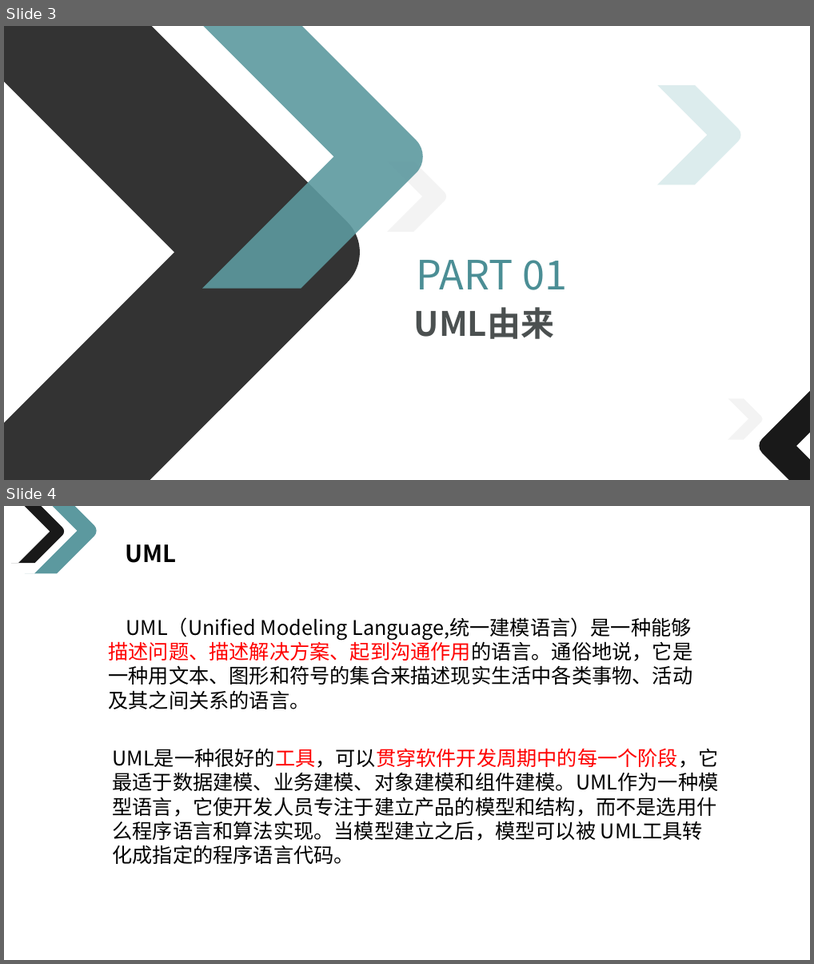
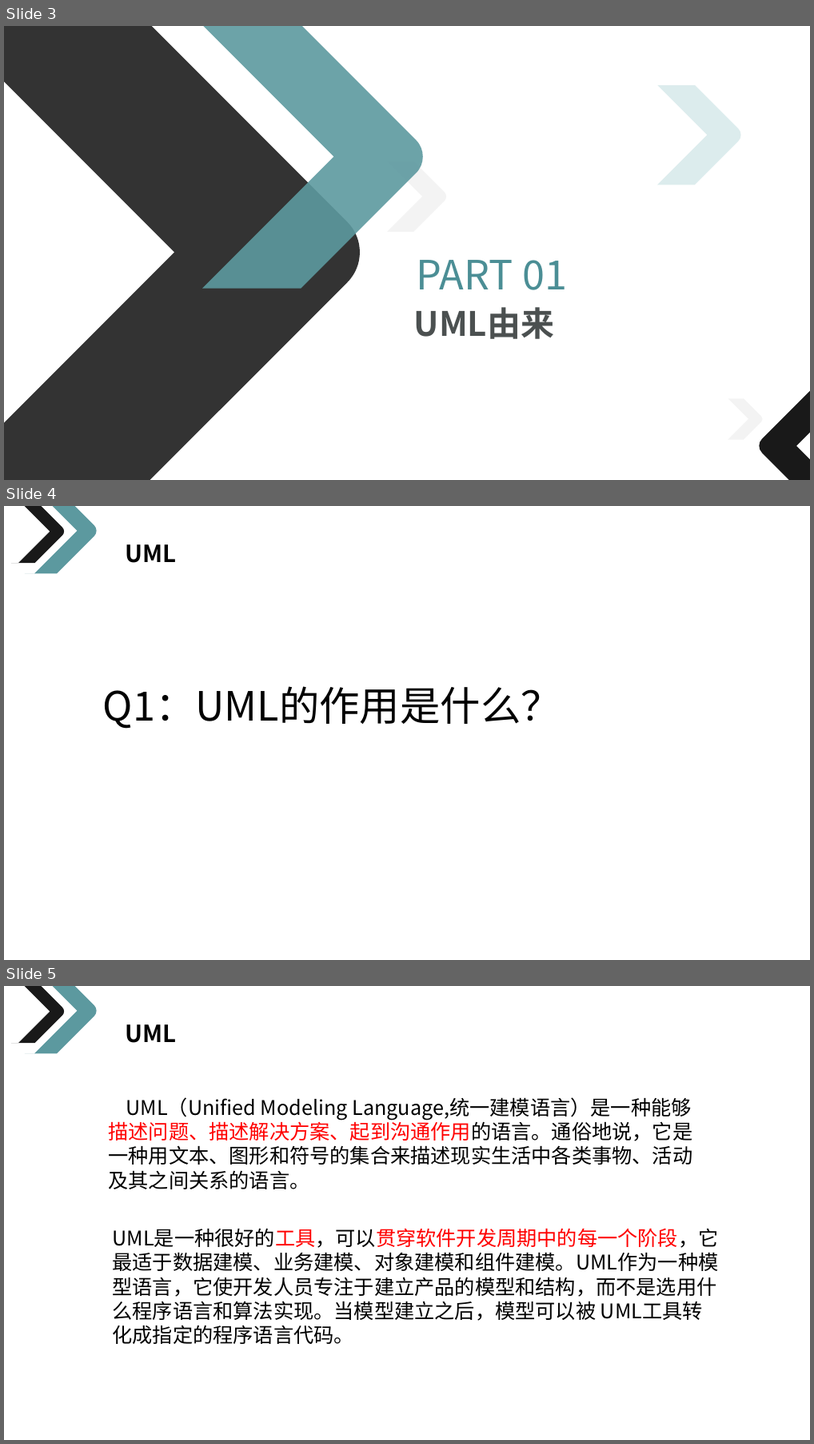
Before and after one commit to on6nx/requirement, a slide deck: uml1/G07翻转课堂1.pptx. Shown one above the other, each under a label of ours: slides 3 and 4 before the commit, slides 3, 4 and 5 after it. The pictures are 814x964 and 814x1444 pixels, drawn with LibreOffice and Linux fonts; fonts in the diff are those of the drawing. Boxes give left, top, right and bottom in pixels: in the first picture for what was removed or moved away, otherwise in the second. Text is boxed around its words. In the diff, an @@ line names an element or a change of style, - is before the commit and + after.

```diff
--- a/uml1/G07翻转课堂1.pptx
+++ b/uml1/G07翻转课堂1.pptx
@@ slide 4 added at bbox=[4, 506, 810, 960], background #FFFFFF @@
@@ freeform shape added at bbox=[4, 506, 66, 575], fill #000000 at 90% opacity @@
@@ freeform shape added at bbox=[5, 506, 100, 590], fill #4B8E95 at 90% opacity @@
@@ text added at bbox=[125, 544, 176, 563], 28 pt, text #000000, bold @@
+UML
@@ freeform shape added at bbox=[570, 659, 620, 708], fill #FFFFFF @@
@@ text added at bbox=[103, 686, 562, 728], 48 pt, text #000000 @@
+Q1：UML的作用是什么？
@@ what was slide 4 is now slide 5 @@
```
Also in this commit, not shown: 4 slides changed, 2 other slides added, 1 other file.
